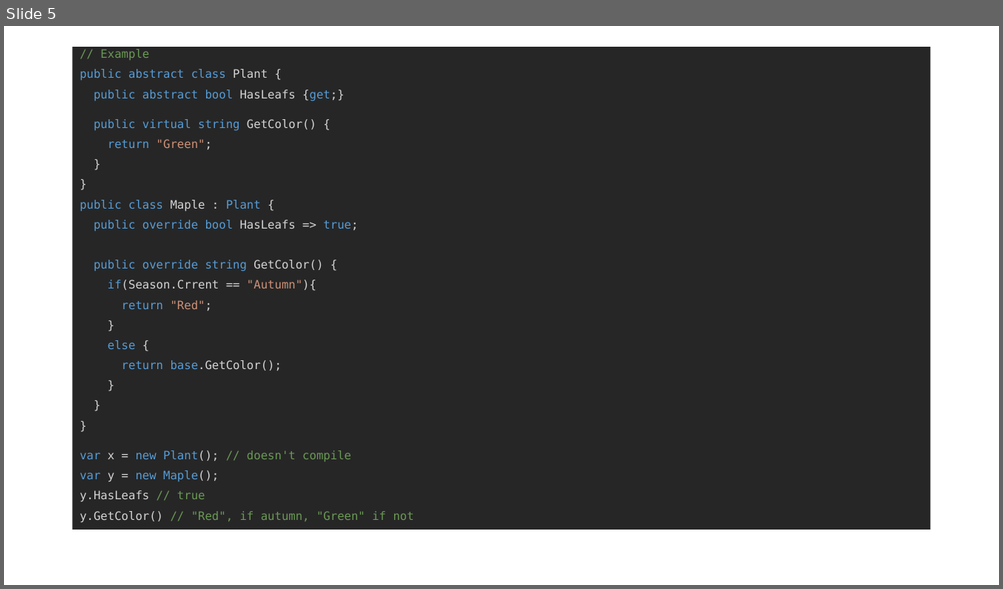
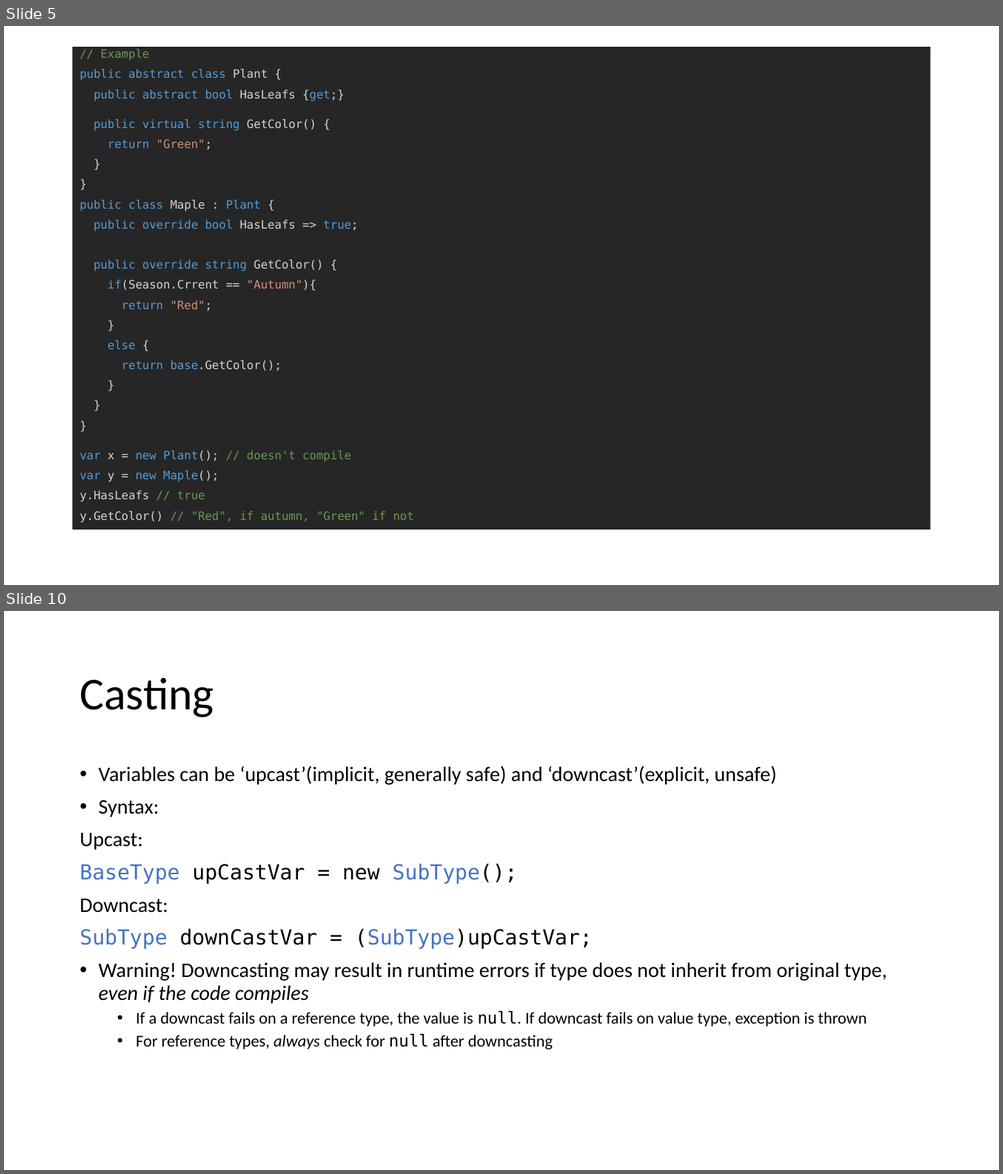
Before and after one commit to jlienSage/CRE-Learn-CS, a slide deck: Slides/Inheritance_Polymorphism.pptx. Shown one above the other, each under a label of ours: slide 5 before the commit, slides 5 and 10 after it; the slides between them are not shown. The pictures are 1003x589 and 1003x1174 pixels, drawn with LibreOffice and Linux fonts; fonts in the diff are those of the drawing. Boxes give left, top, right and bottom in pixels: in the first picture for what was removed or moved away, otherwise in the second. Text is boxed around its words. In the diff, an @@ line names an element or a change of style, - is before the commit and + after.

```diff
--- a/Slides/Inheritance_Polymorphism.pptx
+++ b/Slides/Inheritance_Polymorphism.pptx
@@ slide 10 added at bbox=[4, 611, 999, 1170], background #FFFFFF @@
@@ title added at bbox=[79, 678, 213, 718], 44 pt, text #000000 @@
+Casting
@@ text added at bbox=[79, 766, 887, 1050], 20 pt, text #000000 @@
+• Variables can be ‘upcast’(implicit, generally safe) and ‘downcast’(explicit, unsafe)
+• Syntax:
+Upcast:
+BaseType upCastVar = new SubType();
+Downcast:
+SubType downCastVar = (SubType)upCastVar;
+• Warning! Downcasting may result in runtime errors if type does not inherit from original type, even if the code compiles
+  • If a downcast fails on a reference type, the value is null. If downcast fails on value type, exception is thrown
+  • For reference types, always check for null after downcasting
```
Also in this commit, not shown: 5 other slides added.
